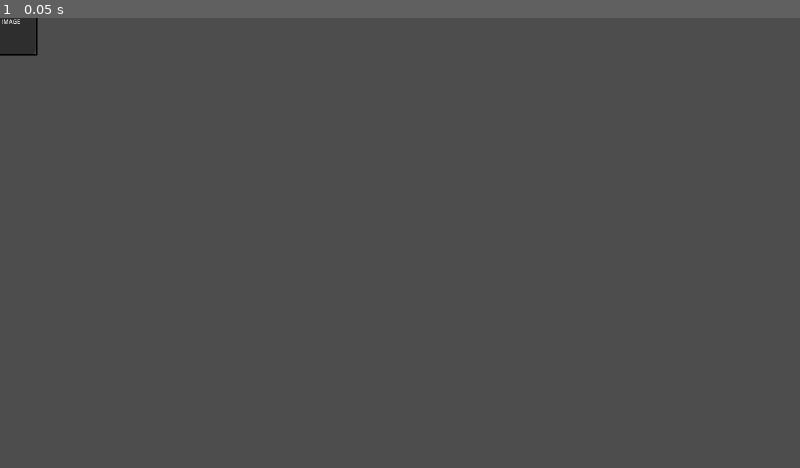
Above: before the commit, frame 1.
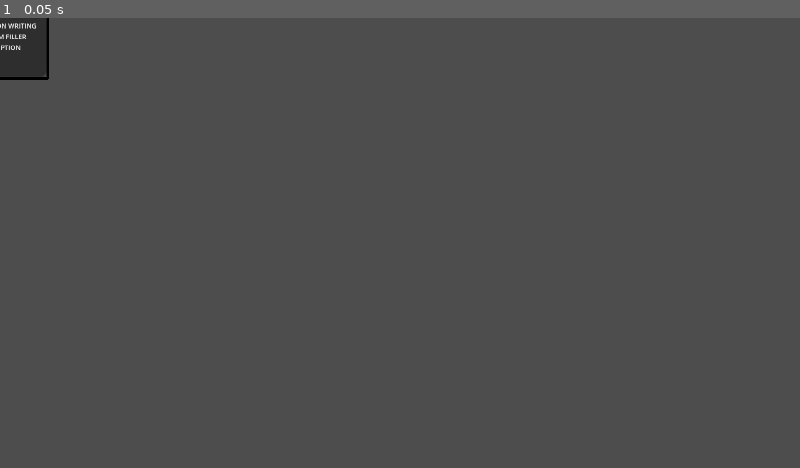
Above: after the commit, the same moment.

Repository: GDYUClub/term-project-w25
Game: Godot game, scene res://src/clues/clue_description.tscn
Same seed, same stepped clock (60 frames per second), same inputs: the game is played once before the commit and once after it. This scene is started directly instead of the project's main scene.
Inputs:
- Up to frame 1 (0.05 s): no input

The runs differ from the first frame. In frame 1, 0.5% of the frame differs, in the area x 0-7%, y 0-14%.

Commit message:
Implemented respective clue name and description on item hover

Diff:
--- a/src/clues/clue_description.tscn
+++ b/src/clues/clue_description.tscn
@@ -1,53 +1,54 @@
-[gd_scene load_steps=3 format=3 uid="uid://dnbdtetmksjia"]
+[gd_scene load_steps=5 format=3 uid="uid://dnbdtetmksjia"]
 
 [ext_resource type="Texture2D" uid="uid://eu0kdjsoh565" path="res://assets/sprites/gridcell border.png" id="1_m40gr"]
 
 [sub_resource type="RectangleShape2D" id="RectangleShape2D_2e5o7"]
-size = Vector2(177.813, 177.438)
+size = Vector2(177.813, 219.445)
+
+[sub_resource type="LabelSettings" id="LabelSettings_3xtir"]
+font_size = 19
+
+[sub_resource type="LabelSettings" id="LabelSettings_1imky"]
+font_size = 14
 
 [node name="Description" type="Area2D" groups=["item_description"]]
-position = Vector2(-96, 90)
+position = Vector2(-121, 119)
+scale = Vector2(1.28, 1.28)
 
 [node name="Panel" type="Panel" parent="."]
-offset_left = 6.14281
-offset_top = -182.296
-offset_right = 46.1428
-offset_bottom = -142.296
+offset_left = 6.0
+offset_top = -203.0
+offset_right = 46.0
+offset_bottom = -154.0
 scale = Vector2(4.40702, 4.51794)
 
 [node name="Sprite2D" type="Sprite2D" parent="."]
 position = Vector2(94, -92)
+scale = Vector2(1, 1.25)
 texture = ExtResource("1_m40gr")
 
+[node name="CollisionShape2D" type="CollisionShape2D" parent="."]
+position = Vector2(94.0938, -93.0556)
+shape = SubResource("RectangleShape2D_2e5o7")
+debug_color = Color(0, 0.6, 0.7, 0.42)
+
 [node name="NameLabel" type="Label" parent="."]
-offset_left = 71.8571
-offset_top = -177.086
-offset_right = 122.857
-offset_bottom = -154.086
+offset_left = 69.0
+offset_top = -178.0
+offset_right = 130.0
+offset_bottom = -151.0
 scale = Vector2(0.885714, 0.885714)
 text = "Name:"
+label_settings = SubResource("LabelSettings_3xtir")
 horizontal_alignment = 1
 
 [node name="DescriptionLabel" type="Label" parent="."]
-offset_left = 59.7143
-offset_top = -152.197
-offset_right = 148.714
-offset_bottom = -129.197
+offset_left = 6.0
+offset_top = -148.0
+offset_right = 208.0
+offset_bottom = -8.00002
 scale = Vector2(0.885714, 0.885714)
-text = "Description"
+text = "WRITING RANDOM FILLER DESCRIPTION WRITING RANDOM FILLER DESCRIPTION WRITING RANDOM FILLER DESCRIPTION "
+label_settings = SubResource("LabelSettings_1imky")
 horizontal_alignment = 1
-
-[node name="Icon" type="Label" parent="."]
-offset_left = 51.1428
-offset_top = -114.574
-offset_right = 157.143
-offset_bottom = -65.5739
-scale = Vector2(0.885714, 0.885714)
-text = "IMAGE IMAGE
-IMAGE IMAGE"
-horizontal_alignment = 1
-
-[node name="CollisionShape2D" type="CollisionShape2D" parent="."]
-position = Vector2(94.0938, -90.7188)
-shape = SubResource("RectangleShape2D_2e5o7")
-debug_color = Color(0, 0.6, 0.7, 0.42)
+autowrap_mode = 3
--- a/src/clues/panel.gd
+++ b/src/clues/panel.gd
@@ -26,6 +26,7 @@
 
 func _ready() -> void:
 	sprite.texture = clue.panel
+
 	area_entered.connect(_on_area_entered)
 	area_exited.connect(_on_area_exited)
 
@@ -37,7 +38,6 @@
 	if _is_mouse_in:
 		if(!panel_exists):
 			desc_panel = show_description()
-		print(desc_panel)
 	if !_is_mouse_in:
 		if(panel_exists):
 			hide_description(desc_panel)
@@ -103,6 +103,12 @@
 func show_description():
 	var panel_desc = panel_desc_scene.instantiate()
 	add_child(panel_desc)
+
+	var nameLabel = panel_desc.find_child("NameLabel")
+	nameLabel.text = clue.name
+	var descriptionLabel = panel_desc.find_child("DescriptionLabel")
+	descriptionLabel.text = clue.desc
+
 	panel_exists = true
 	panel_desc.position.x = OFFSET.x
 	panel_desc.position.y = OFFSET.y
